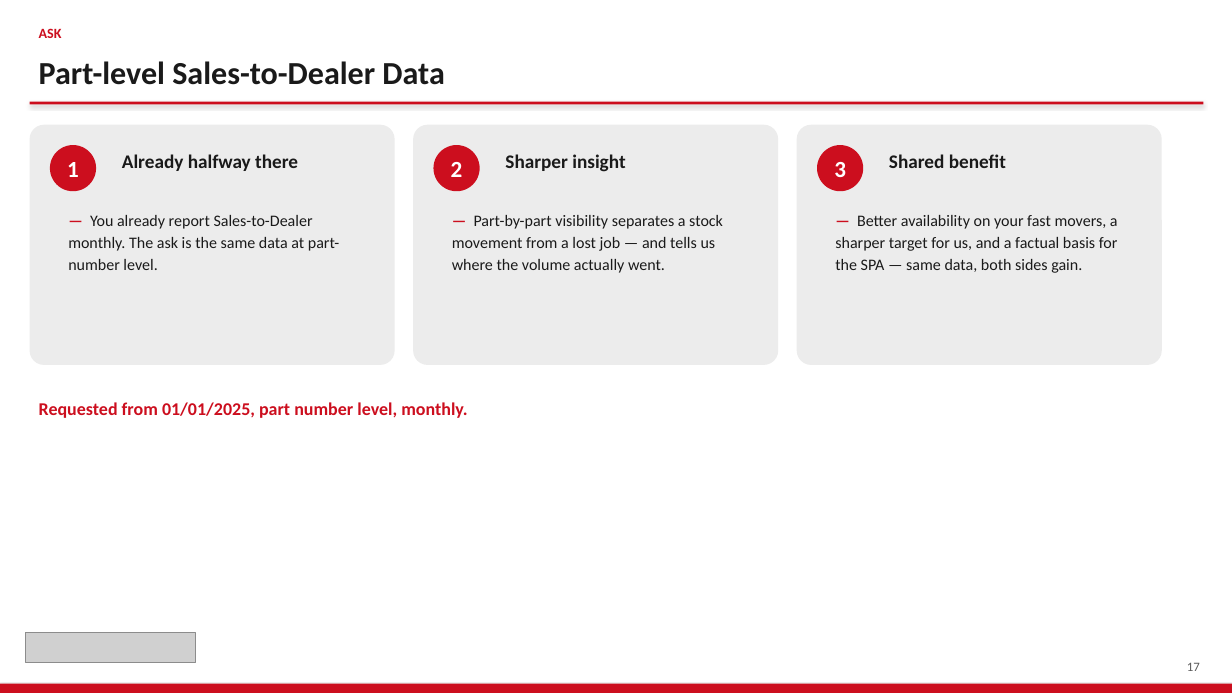
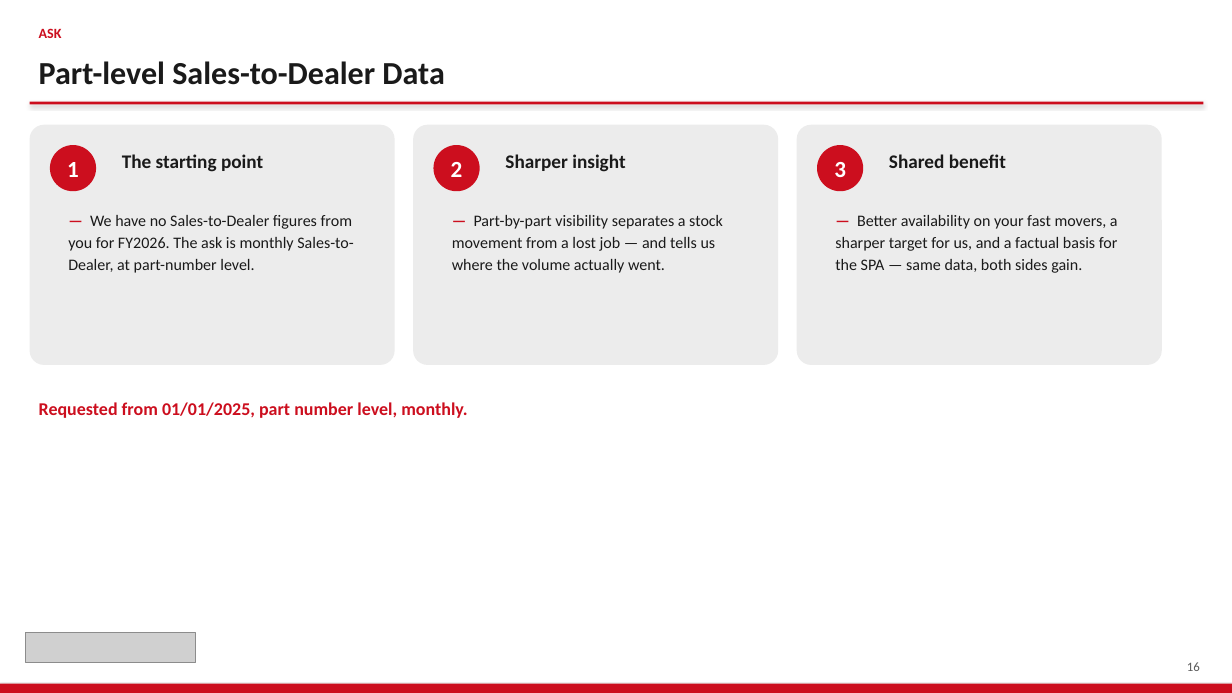
Before and after one commit to jeromio1987/ISZE, a slide deck: slide 16 of 09_meetings/IRELAND_Sales_Review_2026/ISZE_IRELAND_Sales_Review_FY2027.pptx (slide 17 before the commit). Drawn at 1232x693 pixels with LibreOffice and Linux fonts; fonts in the diff are those of the drawing; grey boxes stand for pictures. Boxes give left, top, right and bottom in pixels: in the first picture for what was removed or moved away, otherwise in the second. Text is boxed around its words. In the diff, an @@ line names an element or a change of style, - is before the commit and + after.

```diff
--- a/09_meetings/IRELAND_Sales_Review_2026/ISZE_IRELAND_Sales_Review_FY2027.pptx
+++ b/09_meetings/IRELAND_Sales_Review_2026/ISZE_IRELAND_Sales_Review_FY2027.pptx
@@ text at (122, 154, 263, 172): text changed @@
-Already halfway there
+The starting point
@@ text at (68, 215, 353, 273): text changed @@
-— You already report Sales-to-Dealer monthly. The ask is the same data at part-number level.
+— We have no Sales-to-Dealer figures from you for FY2026. The ask is monthly Sales-to-Dealer, at part-number level.
@@ text at (1187, 662, 1200, 671): text changed @@
-17
+16
```
Also in this commit, not shown: 25 other slides changed, 1 slide added, 4 slides removed, 15 other files.
